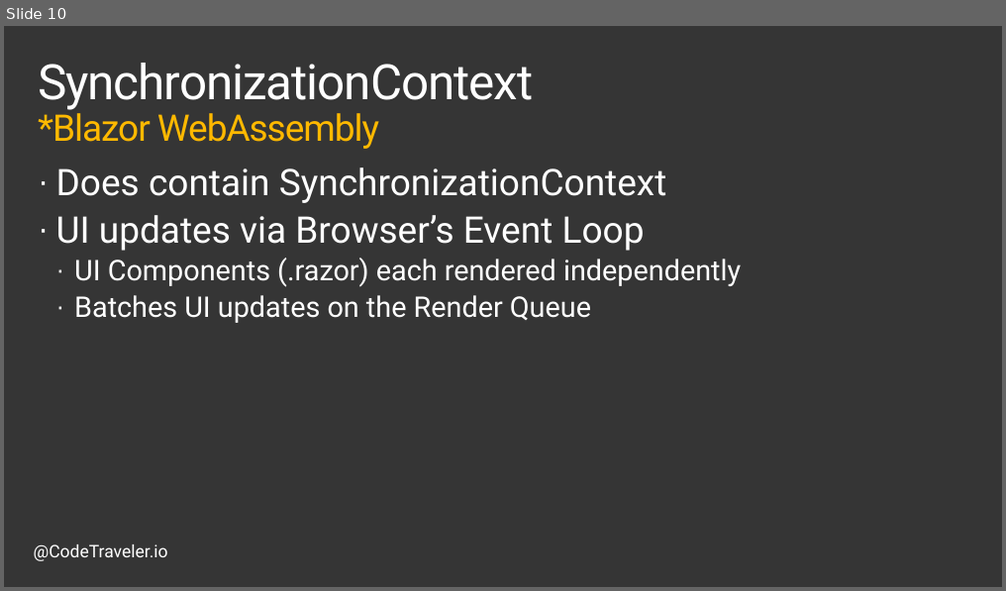
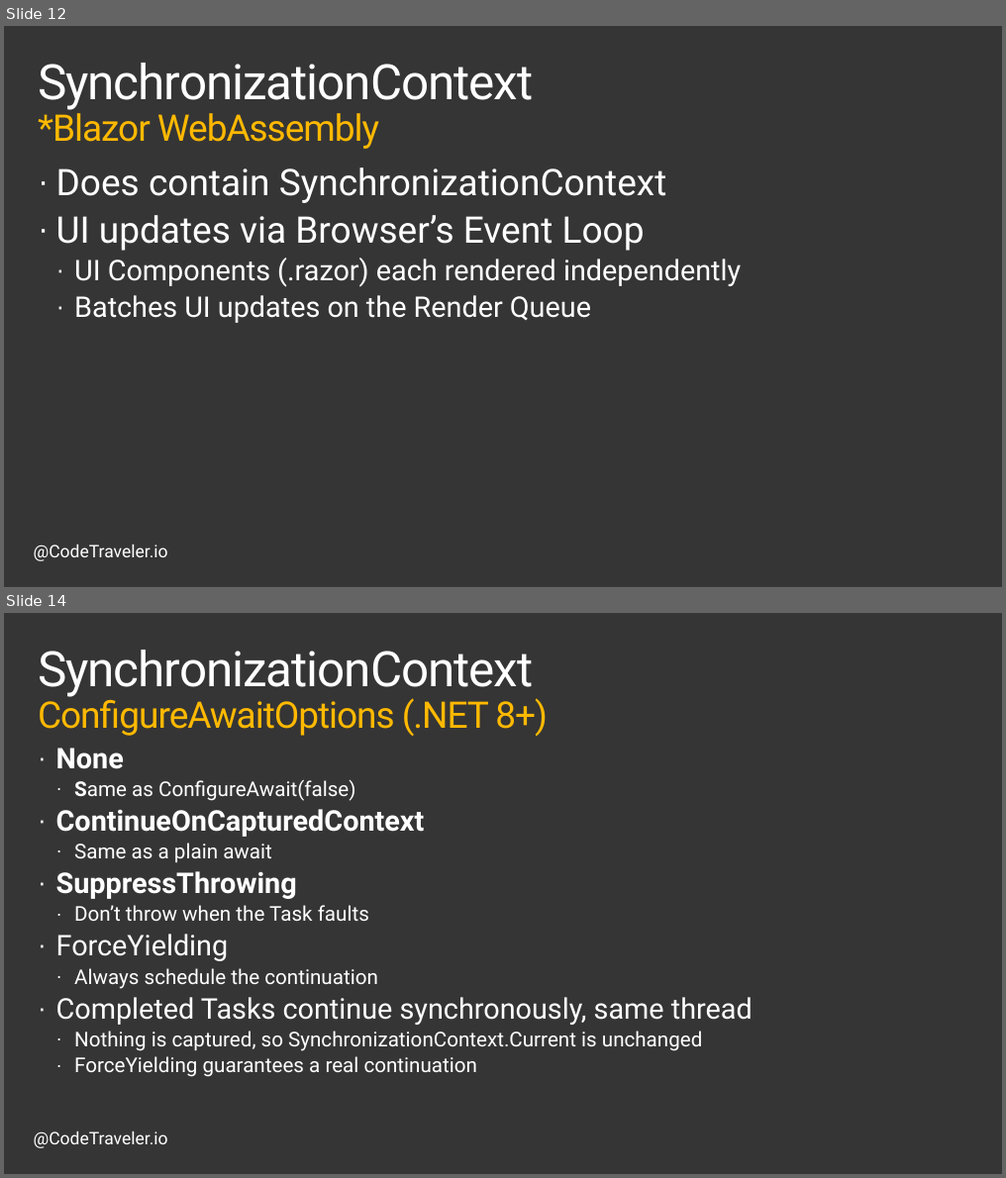
Before and after one commit to TheCodeTraveler/BecomeAnExpertWithAsyncAwait, a slide deck: 3. .NET Internals/Internals.pptx. Shown one above the other, each under a label of ours: slide 10 before the commit, slides 12 and 14 after it; the slides between them are not shown. The pictures are 1006x591 and 1006x1178 pixels, drawn with LibreOffice and Linux fonts; fonts in the diff are those of the drawing; background and template pictures are left out. Boxes give left, top, right and bottom in pixels: in the first picture for what was removed or moved away, otherwise in the second. Text is boxed around its words. In the diff, an @@ line names an element or a change of style, - is before the commit and + after.

```diff
--- a/3. .NET Internals/Internals.pptx
+++ b/3. .NET Internals/Internals.pptx
@@ slide 14 added at [4,613,1002,1174], background #353535; not listed: 1 template element that a slide beside it also shows @@
@@ title added at [38,650,548,737], 36 pt, text #FFB900 @@
+SynchronizationContext
+ConfigureAwaitOptions (.NET 8+)
@@ text added at [56,748,752,1077], 20 pt, text #FFFFFF @@
+· None
+  · Same as ConfigureAwait(false)
+· ContinueOnCapturedContext
+  · Same as a plain await
+· SuppressThrowing
+  · Don’t throw when the Task faults
+· ForceYielding
+  · Always schedule the continuation
+· Completed Tasks continue synchronously, same thread
+  · Nothing is captured, so SynchronizationContext.Current is unchanged
+  · ForceYielding guarantees a real continuation
@@ what was slide 10 is now slide 12 @@
```
Also in this commit, not shown: 2 slides changed, 4 other slides added.
